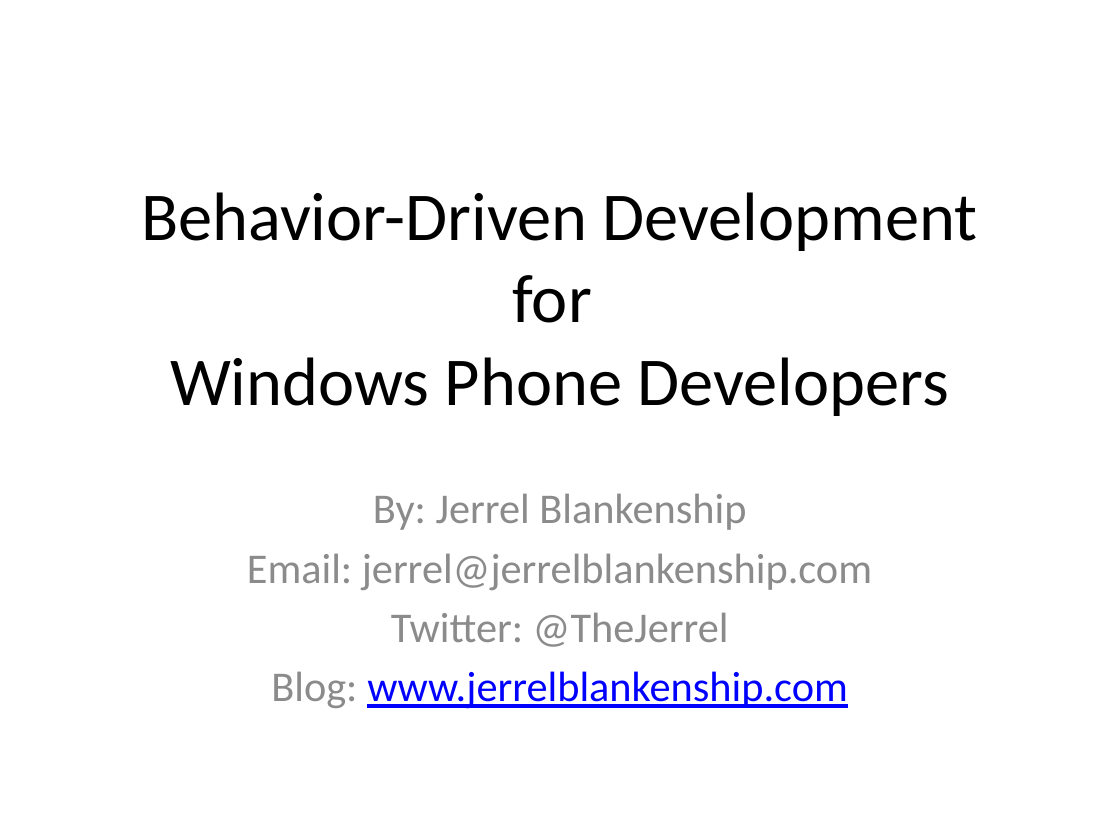
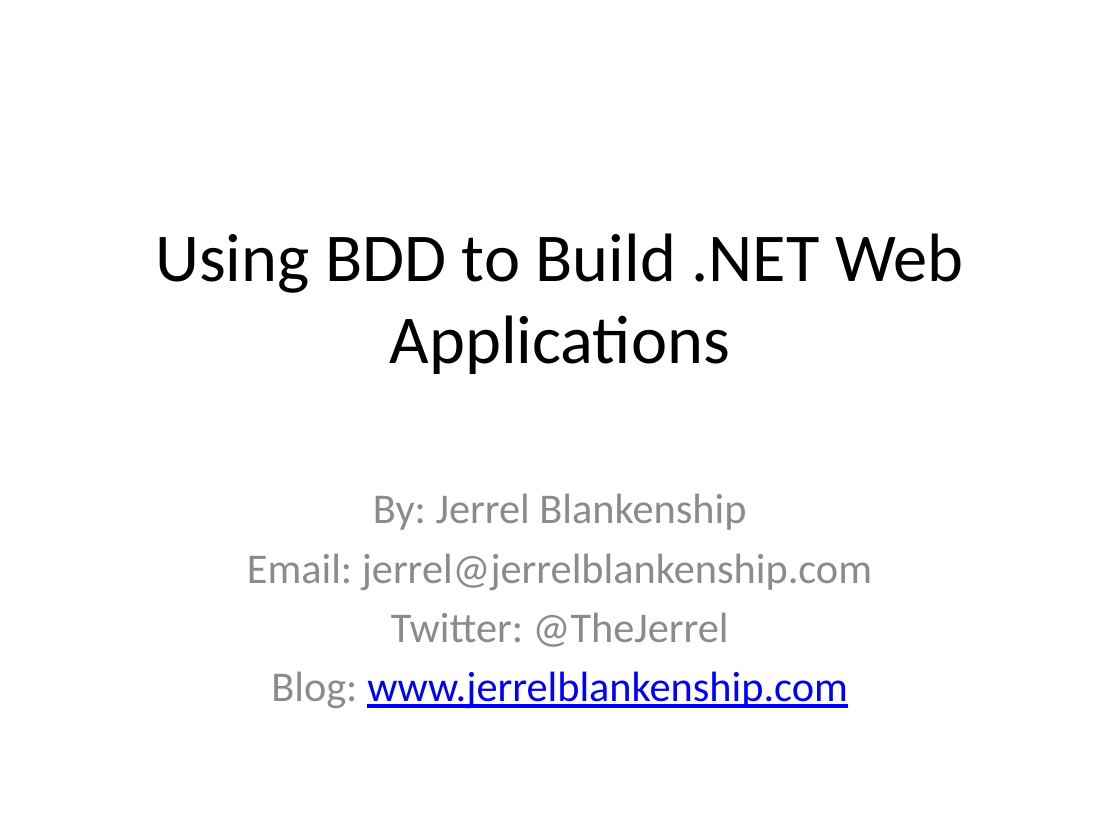
Before and after one commit to jerrelblankenship/Presentations, a slide deck: slide 1 of ColumbusCodeCamp2012/Slides/BDDWebApp.pptx. Drawn at 1120x840 pixels with LibreOffice and Linux fonts; fonts in the diff are those of the drawing. Boxes give left, top, right and bottom in pixels: in the first picture for what was removed or moved away, otherwise in the second. Text is boxed around its words. In the diff, an @@ line names an element or a change of style, - is before the commit and + after.

```diff
--- a/ColumbusCodeCamp2012/Slides/BDDWebApp.pptx
+++ b/ColumbusCodeCamp2012/Slides/BDDWebApp.pptx
@@ title at (x1=155, y1=233, x2=963, y2=374): text changed @@
-Behavior-Driven Development for
-Windows Phone Developers
+Using BDD to Build .NET Web Applications
```
Also in this commit, not shown: 4 other slides changed, 1 slide added, 1 slide removed.
